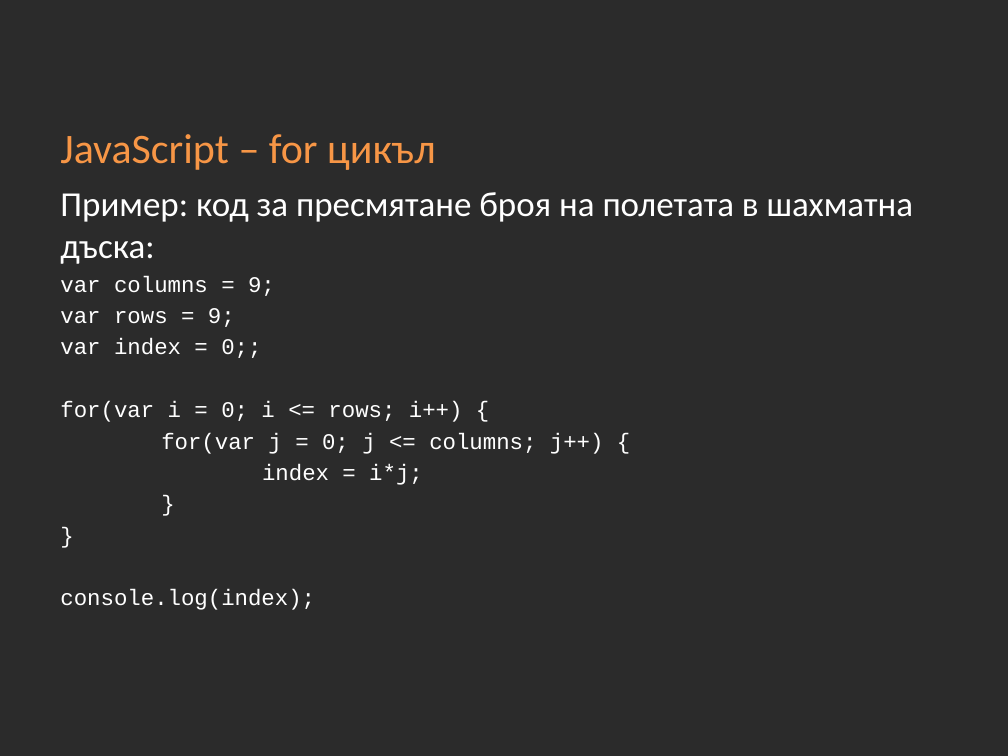
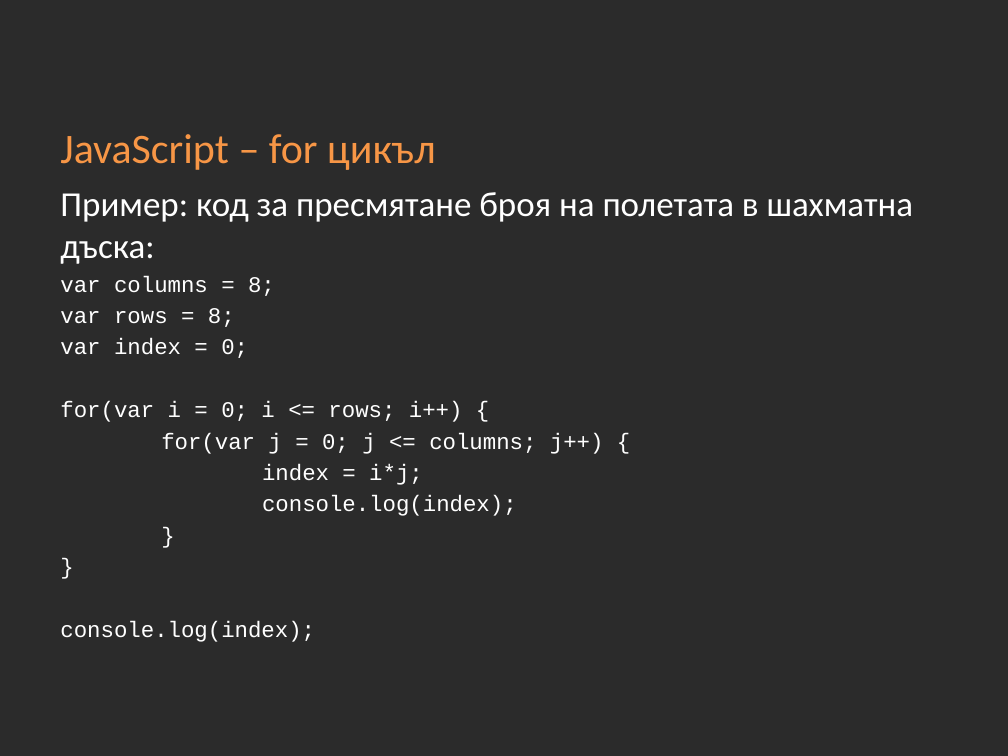
Before and after one commit to Academy-Soft-Intellect/Front-End-Course, a slide deck: slide 32 of 10-JavaScript-Basics.pptx. Drawn at 1008x756 pixels with LibreOffice and Linux fonts; fonts in the diff are those of the drawing; background and template pictures are left out; a plain dark background stands for a picture behind light text. Boxes give left, top, right and bottom in pixels: in the first picture for what was removed or moved away, otherwise in the second. Text is boxed around its words. In the diff, an @@ line names an element or a change of style, - is before the commit and + after.

```diff
--- a/10-JavaScript-Basics.pptx
+++ b/10-JavaScript-Basics.pptx
@@ text at (60,276,275,358): text changed @@
-var columns = 9;
-var rows = 9;
-var index = 0;;
+var columns = 8;
+var rows = 8;
+var index = 0;
@@ text at (262,495,517,516): paragraph added @@
+console.log(index);
```
Also in this commit, not shown: 10 other slides changed.
